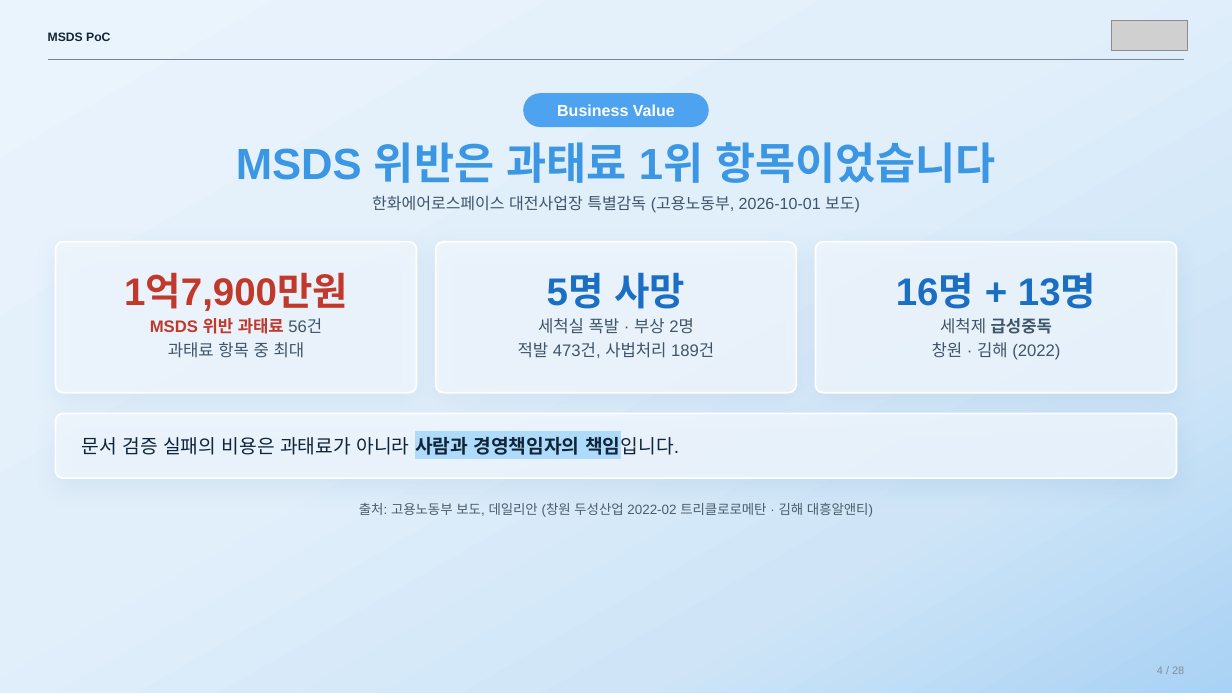
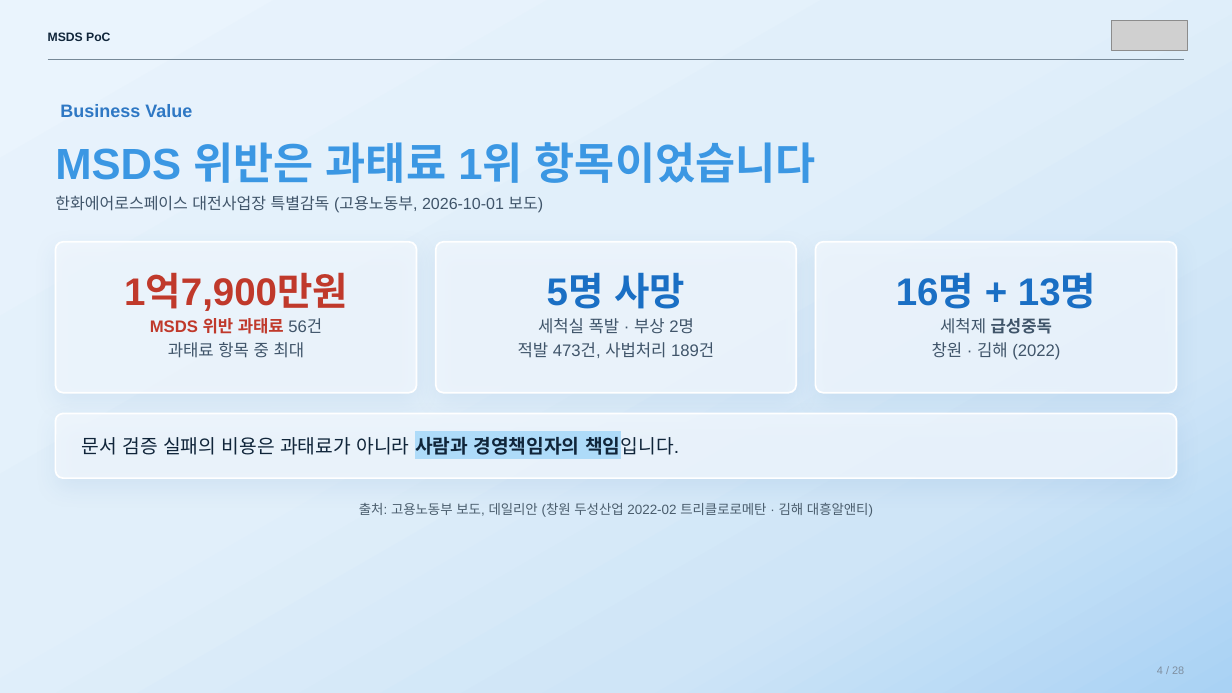
Before and after one commit to sunub/for-digital-divide, a slide deck: slide 4 of MSDS_PoC_flat.pptx. Drawn at 1232x693 pixels with LibreOffice and Linux fonts; fonts in the diff are those of the drawing; grey boxes stand for pictures. Boxes give left, top, right and bottom in pixels: in the first picture for what was removed or moved away, otherwise in the second. Text is boxed around its words. In the diff, an @@ line names an element or a change of style, - is before the commit and + after.

```diff
--- a/MSDS_PoC_flat.pptx
+++ b/MSDS_PoC_flat.pptx
@@ text "Business Value": place and size @@
-text "Business Value" at (523,93,709,128)
+text "Business Value" at (60,104,192,117)
@@ text "Business Value" at (60,104,192,117): size 12.5 to 14 pt, text colour #FFFFFF to #2F78C4; alignment centre to left; fill #4DA3F0 to none @@
@@ text "MSDS 위반은 과태료 1위 항목이었습니다": place and size @@
-text "MSDS 위반은 과태료 1위 항목이었습니다" at (236,142,996,183)
+text "MSDS 위반은 과태료 1위 항목이었습니다" at (55,142,816,183)
@@ text "MSDS 위반은 과태료 1위 항목이었습니다" at (55,142,816,183): alignment centre to left @@
@@ text "한화에어로스페이스 대전사업장 특별감독 (고용노동부, 2026-10-01 ..." at (55,195,543,213): alignment centre to left @@
@@ text "한화에어로스페이스 대전사업장 특별감독 (고용노동부, 2026-10-01 ...": place and size @@
-text "한화에어로스페이스 대전사업장 특별감독 (고용노동부, 2026-10-01 ..." at (372,195,860,213)
+text "한화에어로스페이스 대전사업장 특별감독 (고용노동부, 2026-10-01 ..." at (55,195,543,213)
```
Also in this commit, not shown: 24 other slides changed.
